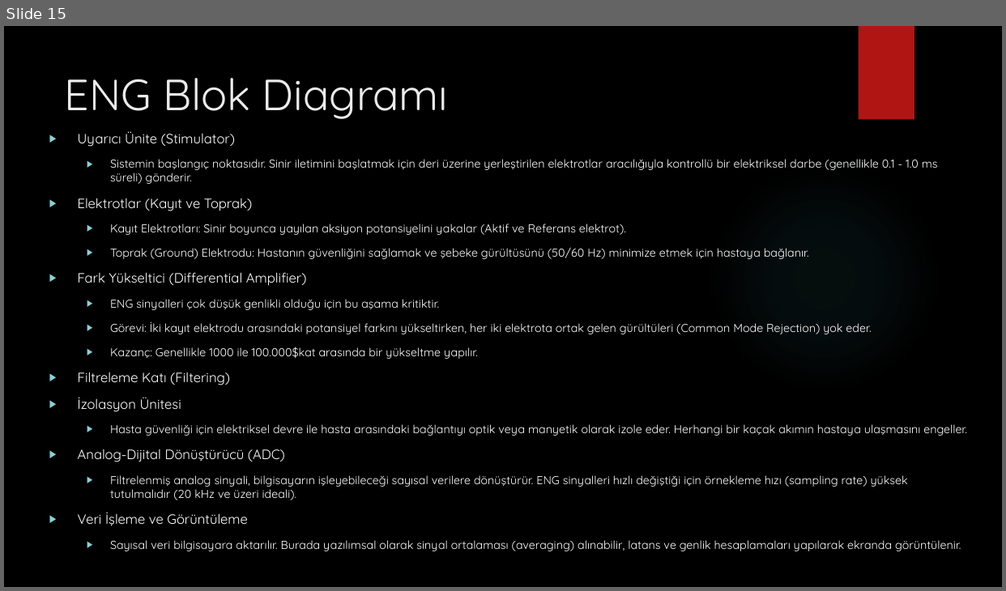
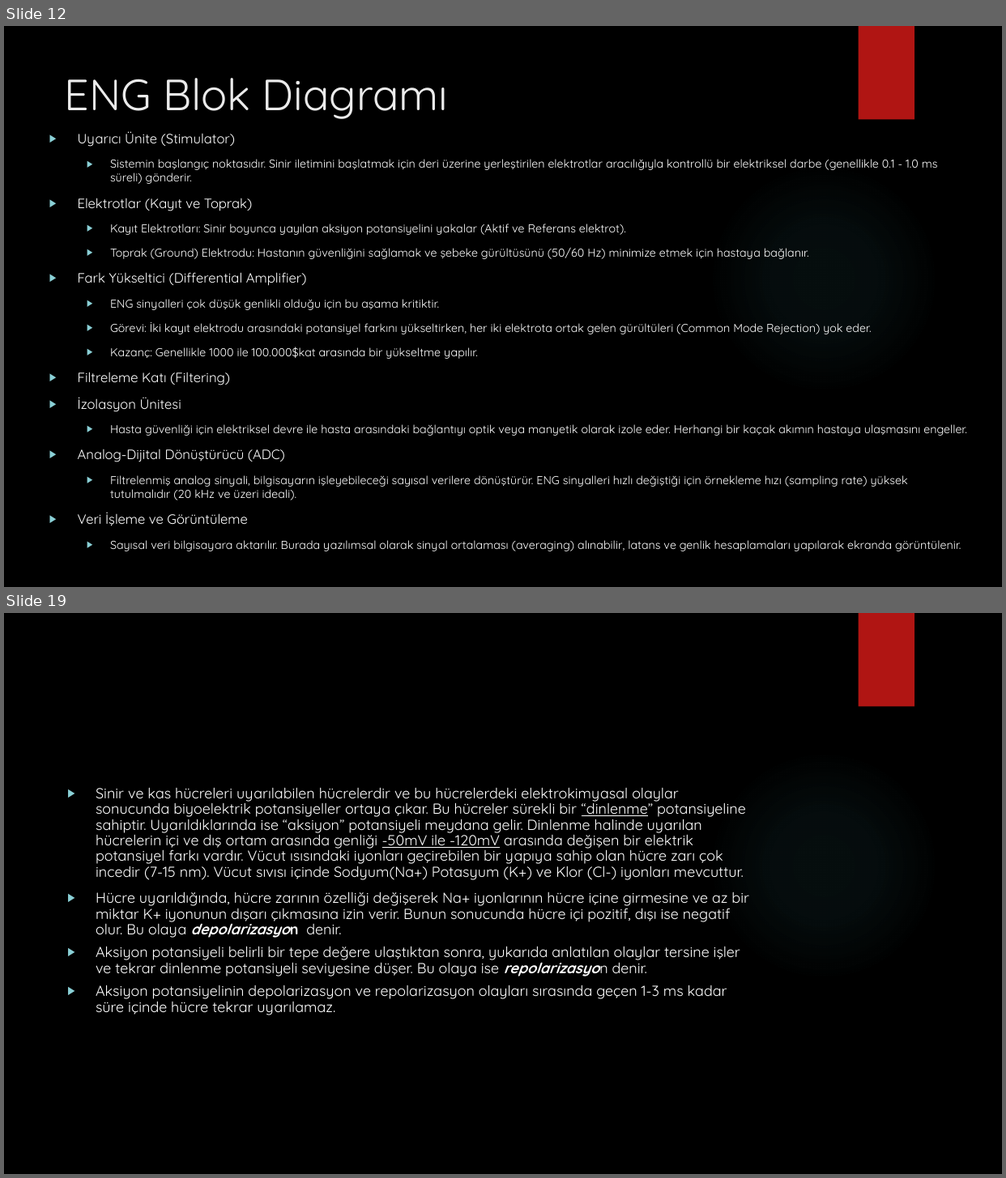
Before and after one commit to karakasmf/Introduction-to-BME, a slide deck: elektronörogram.pptx. Shown one above the other, each under a label of ours: slide 15 before the commit, slides 12 and 19 after it; the slides between them are not shown. The pictures are 1006x591 and 1006x1178 pixels, drawn with LibreOffice and Linux fonts; fonts in the diff are those of the drawing; background and template pictures are left out. Boxes give left, top, right and bottom in pixels: in the first picture for what was removed or moved away, otherwise in the second. Text is boxed around its words. In the diff, an @@ line names an element or a change of style, - is before the commit and + after.

```diff
--- a/elektronörogram.pptx
+++ b/elektronörogram.pptx
@@ slide 19 added at [4, 613, 1002, 1174], background picture (left out); not listed: 2 template elements that a slide beside it also shows @@
@@ text added at [96, 787, 749, 1016], 14 pt, text #FFFFFF @@
+▶ Sinir ve kas hücreleri uyarılabilen hücrelerdir ve bu hücrelerdeki elektrokimyasal olaylar sonucunda biyoelektrik potansiyeller ortaya çıkar. Bu hücreler sürekli bir “dinlenme” potansiyeline sahiptir. Uyarıldıklarında ise “aksiyon” potansiyeli meydana gelir. Dinlenme halinde uyarılan hücrelerin içi ve dış ortam arasında genliği -50mV ile -120mV arasında değişen bir elektrik potansiyel farkı vardır. Vücut ısısındaki iyonları geçirebilen bir yapıya sahip olan hücre zarı çok incedir (7-15 nm). Vücut sıvısı içinde Sodyum(Na+) Potasyum (K+) ve Klor (Cl-) iyonları mevcuttur.
+▶ Hücre uyarıldığında, hücre zarının özelliği değişerek Na+ iyonlarının hücre içine girmesine ve az bir miktar K+ iyonunun dışarı çıkmasına izin verir. Bunun sonucunda hücre içi pozitif, dışı ise negatif olur. Bu olaya depolarizasyon denir.
+▶ Aksiyon potansiyeli belirli bir tepe değere ulaştıktan sonra, yukarıda anlatılan olaylar tersine işler ve tekrar dinlenme potansiyeli seviyesine düşer. Bu olaya ise repolarizasyon denir.
+▶ Aksiyon potansiyelinin depolarizasyon ve repolarizasyon olayları sırasında geçen 1-3 ms kadar süre içinde hücre tekrar uyarılamaz.
@@ what was slide 15 is now slide 12 @@
```
Also in this commit, not shown: 13 other slides added, 4 slides removed, 1 other file.
